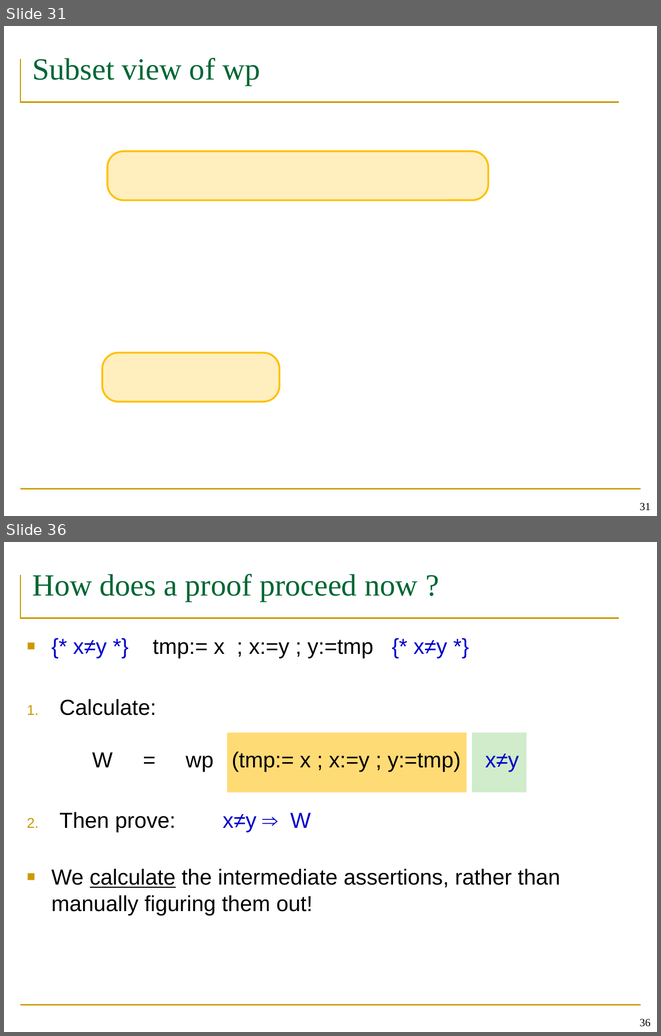
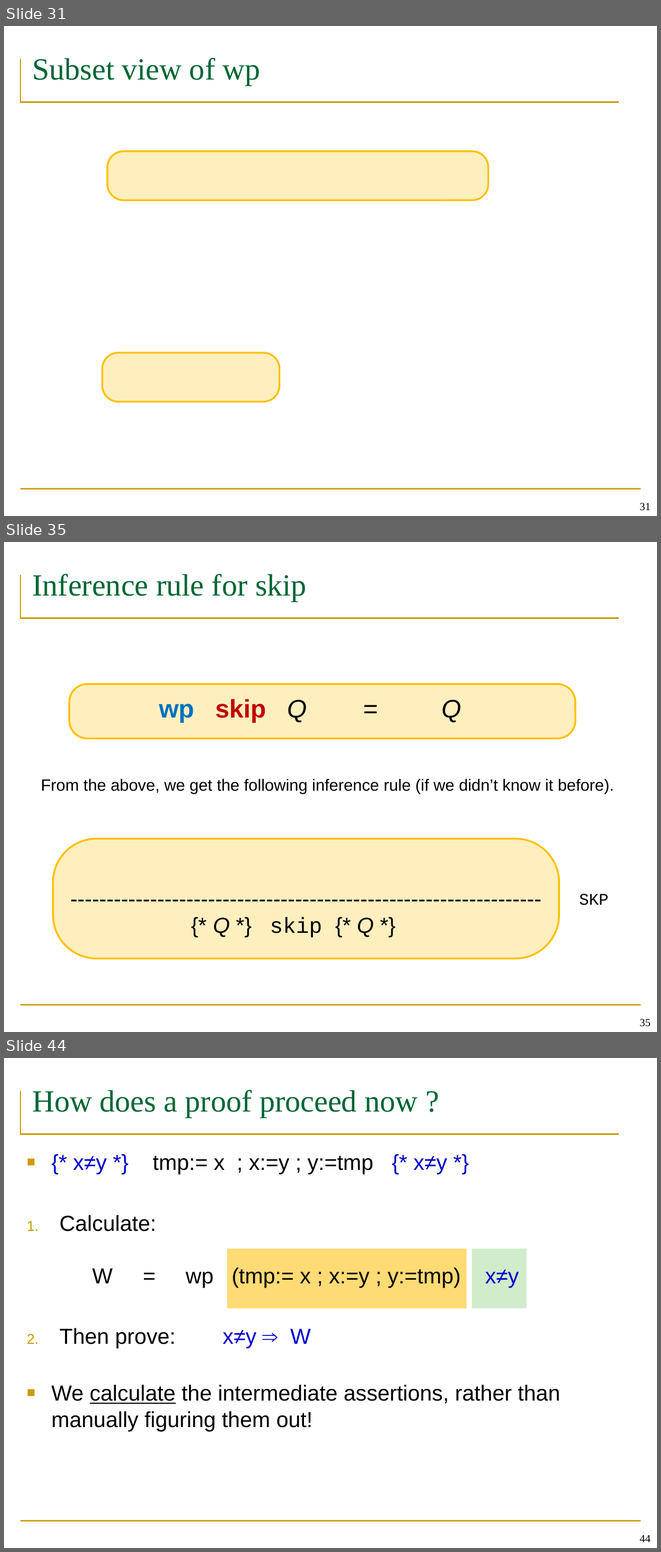
Before and after one commit to wooshrow/b3stv, a slide deck: slides/week-22-paige.pptx. Shown one above the other, each under a label of ours: slides 31 and 36 before the commit, slides 31, 35 and 44 after it; the slides between them are not shown. The pictures are 661x1036 and 661x1552 pixels, drawn with LibreOffice and Linux fonts; fonts in the diff are those of the drawing; grey boxes stand for pictures. Boxes give left, top, right and bottom in pixels: in the first picture for what was removed or moved away, otherwise in the second. Text is boxed around its words. In the diff, an @@ line names an element or a change of style, - is before the commit and + after.

```diff
--- a/slides/week-22-paige.pptx
+++ b/slides/week-22-paige.pptx
@@ slide 35 added at <box>4,542,657,1032</box>, background #FFFFFF; not listed: 2 template elements that a slide beside it also shows @@
@@ title added at <box>32,574,307,601</box>, 34 pt, text #006633 @@
+Inference rule for skip
@@ rounded rectangle added at <box>69,684,575,738</box>, fill #FFC000 at 25% opacity, outline #FFC000 2 pt @@
@@ text added at <box>159,699,461,722</box>, 28 pt, text #C00000, bold @@
+wp skip Q = Q
@@ text added at <box>41,778,614,793</box>, 18 pt, text #000000 @@
+From the above, we get the following inference rule (if we didn’t know it before).
@@ rounded rectangle added at <box>53,838,559,958</box>, fill #FFC000 at 25% opacity, outline #FFC000 2 pt @@
@@ text added at <box>579,893,608,905</box>, 18 pt, text #000000 @@
+SKP
@@ text added at <box>213,917,374,937</box>, 24 pt, text #000000 @@
+-----------------------------------------------------------------
+{* Q *} skip {* Q *}
@@ page number added at <box>639,1018,650,1026</box>, 12 pt, text #000000 @@
+35
@@ what was slide 36 is now slide 44 @@
@@ page number at <box>639,1534,650,1542</box>: text changed @@
-36
+44
```
Also in this commit, not shown: 7 slides changed, 17 other slides added, 1 other file.
